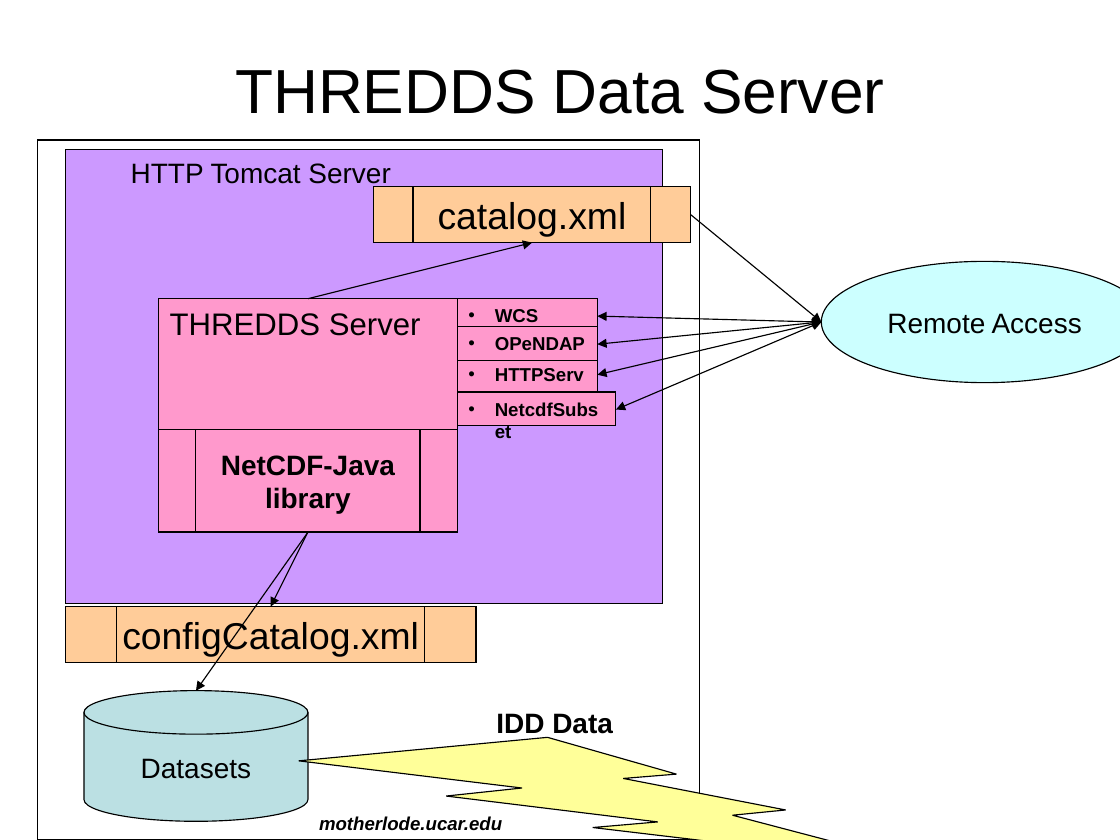
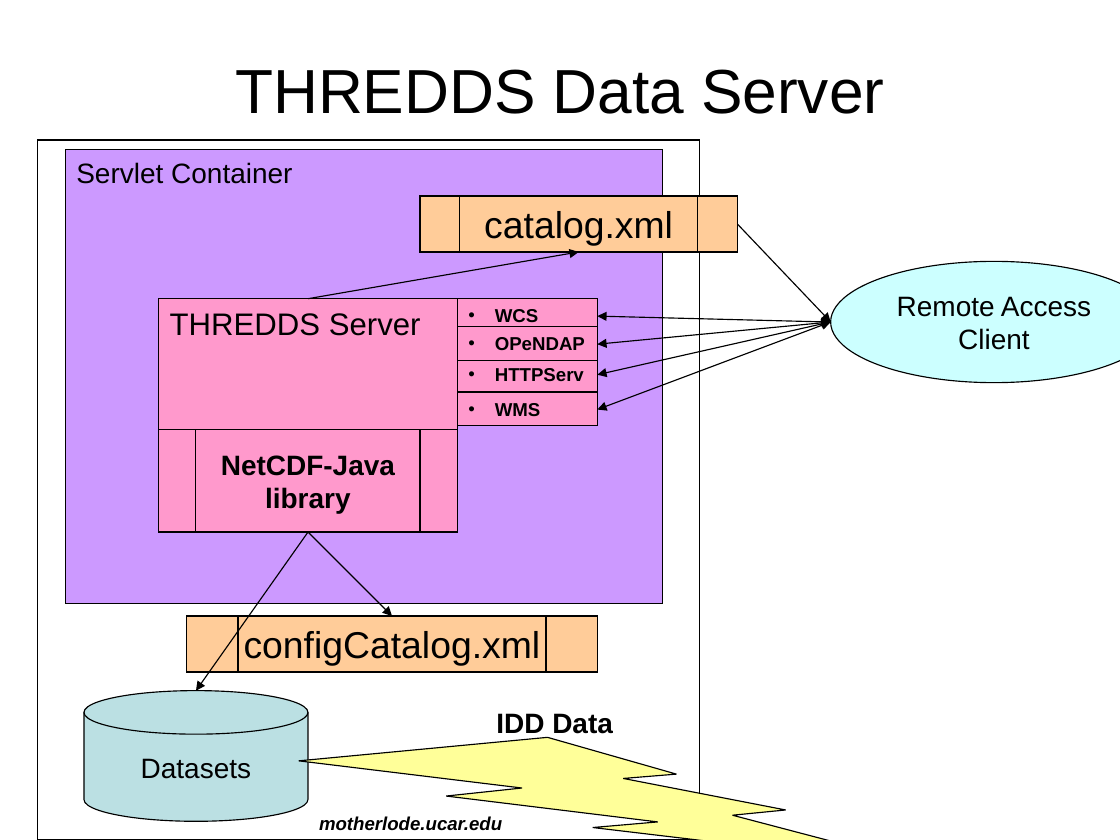
Before and after one commit to ooici-eoi/THREDDS, a slide deck: slide 2 of docs/web/thredds/tech/tutorial/TDSOverview.ppt. Drawn at 1120x840 pixels with LibreOffice and Linux fonts; fonts in the diff are those of the drawing; background and template pictures are left out. Boxes give left, top, right and bottom in pixels: in the first picture for what was removed or moved away, otherwise in the second. Text is boxed around its words. In the diff, an @@ line names an element or a change of style, - is before the commit and + after.

```diff
--- a/docs/web/thredds/tech/tutorial/TDSOverview.ppt
+++ b/docs/web/thredds/tech/tutorial/TDSOverview.ppt
@@ text in rectangle at bbox=[76, 162, 292, 184]: text changed @@
-HTTP Tomcat Server
+Servlet Container
@@ flow chart predefined process "catalog.xml": place and size @@
-flow chart predefined process "catalog.xml" at bbox=[373, 187, 690, 243]
+flow chart predefined process "catalog.xml" at bbox=[420, 196, 737, 252]
@@ arrow moved from (691, 215) - (821, 323) to (737, 224) - (831, 323) @@
@@ arrow moved from (308, 299) - (532, 243) to (308, 299) - (579, 252) @@
@@ ellipse "Remote Access": place and size @@
-ellipse "Remote Access" at bbox=[821, 261, 1120, 382]
+ellipse "Remote Access" at bbox=[831, 261, 1120, 382]
@@ double arrow moved from (597, 375) - (821, 321) to (597, 375) - (831, 321) @@
@@ double arrow moved from (597, 344) - (821, 321) to (597, 344) - (831, 321) @@
@@ double arrow moved from (597, 316) - (821, 323) to (597, 316) - (831, 323) @@
@@ double arrow moved from (616, 410) - (821, 321) to (597, 410) - (831, 321) @@
@@ text in ellipse at bbox=[958, 328, 1030, 350]: paragraph added @@
+Client
@@ rectangle "WMS": place and size @@
-rectangle "WMS" at bbox=[457, 392, 616, 426]
+rectangle "WMS" at bbox=[457, 392, 597, 426]
@@ text in rectangle at bbox=[495, 403, 541, 417]: text changed @@
-• NetcdfSubset
+• WMS
@@ arrow moved from (308, 532) - (271, 607) to (308, 532) - (392, 616) @@
@@ flow chart predefined process "configCatalog.xml": place and size @@
-flow chart predefined process "configCatalog.xml" at bbox=[65, 607, 476, 663]
+flow chart predefined process "configCatalog.xml" at bbox=[187, 616, 598, 672]
```
Also in this commit, not shown: 8 other slides changed, 4 slides added, 2 slides removed, 5 other files.
